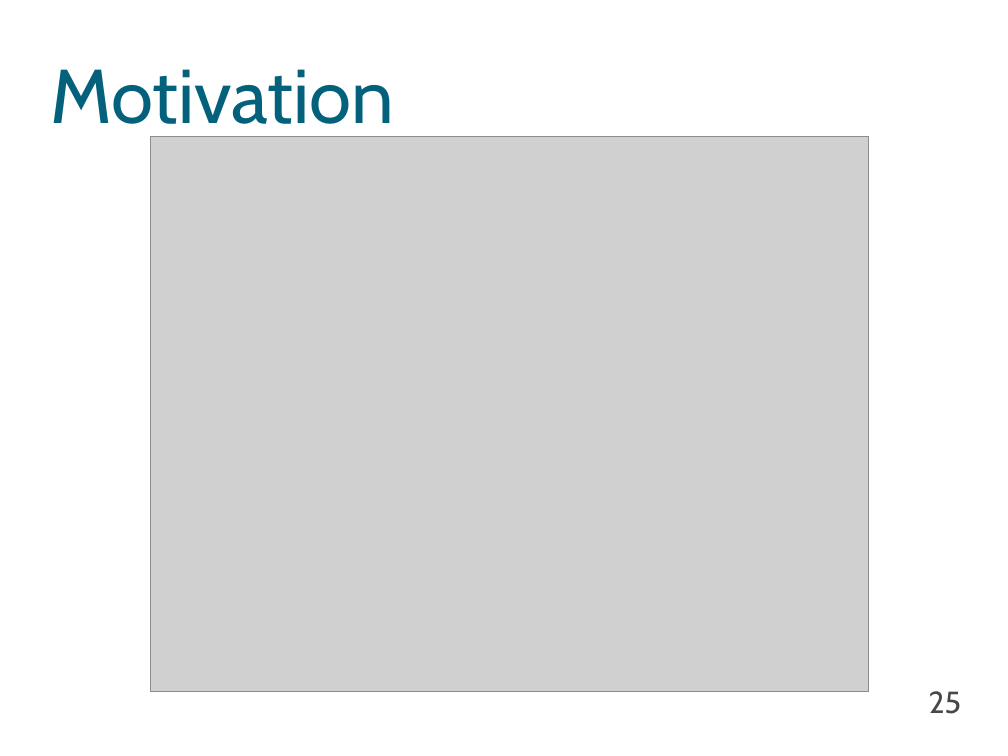
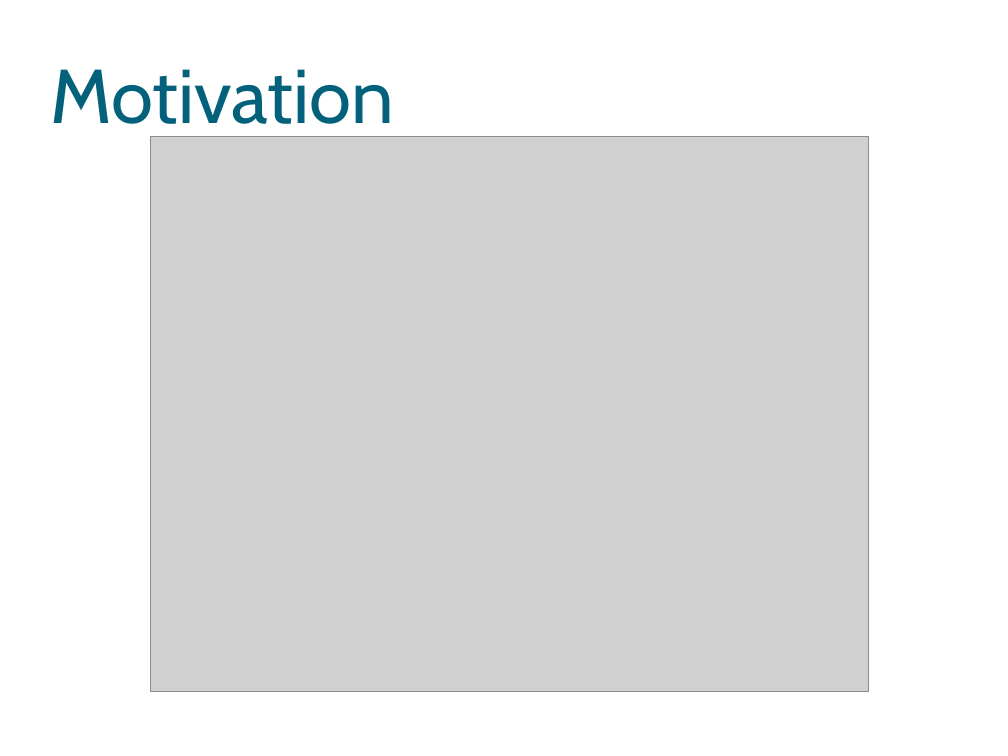
Before and after one commit to Triw-12/hanamikoji_solve, a slide deck: slide 24 of diaporama/Règles.odp (slide 25 before the commit). Drawn at 1008x756 pixels with LibreOffice and Linux fonts; fonts in the diff are those of the drawing; grey boxes stand for pictures; background and template pictures are left out. Boxes give left, top, right and bottom in pixels: in the first picture for what was removed or moved away, otherwise in the second. Text is boxed around its words. In the diff, an @@ line names an element or a change of style, - is before the commit and + after.

```diff
--- a/diaporama/Règles.odp
+++ b/diaporama/Règles.odp
@@ page number removed at (x1=929, y1=691, x2=961, y2=714) @@
-25
```
Also in this commit, not shown: 22 other slides changed, 8 slides added, 3 slides removed, 6 other files.
